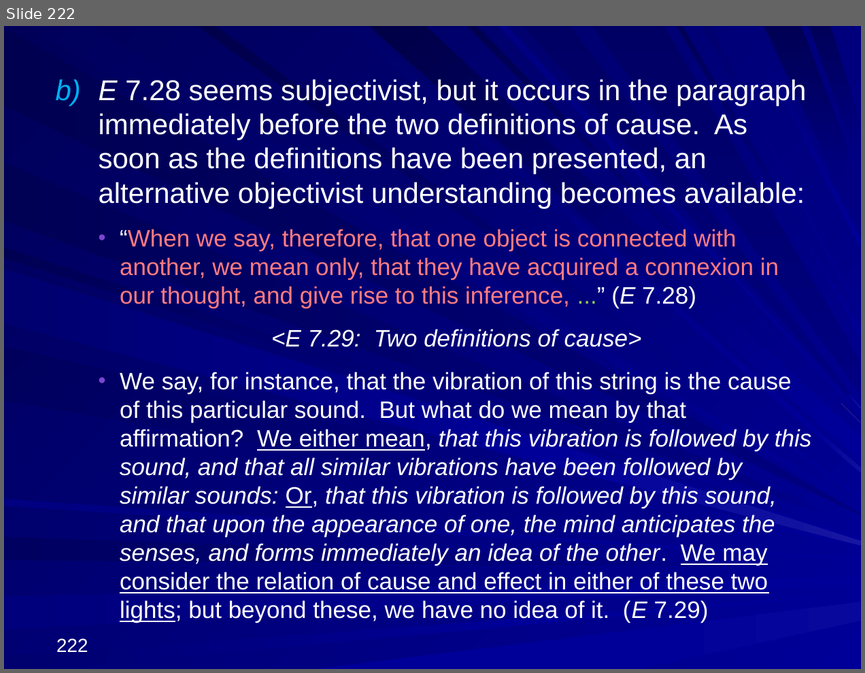
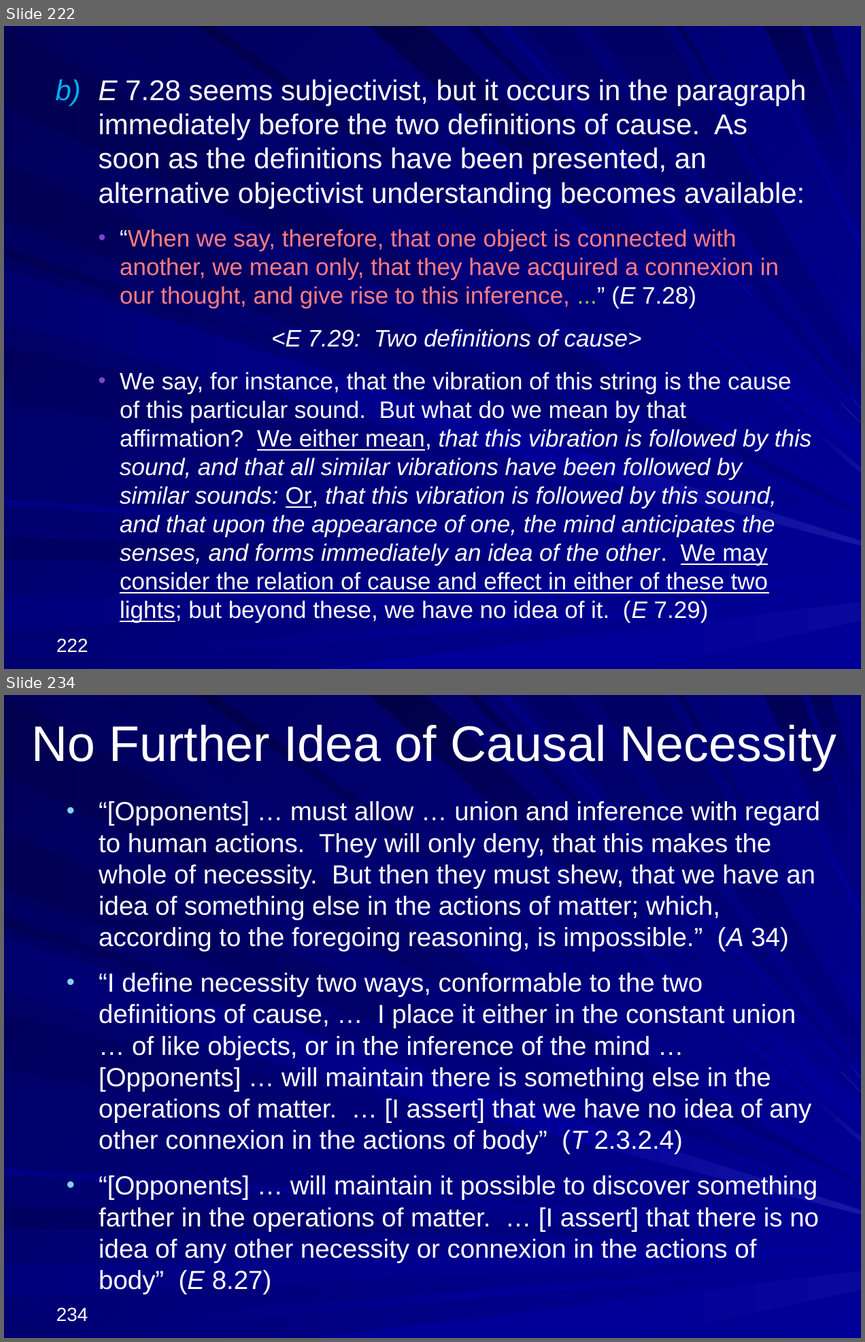
Before and after one commit to englishphilosophy/hume-texts-online, a slide deck: teaching/lectures/2025_Hume_MT_current.pptx. Shown one above the other, each under a label of ours: slide 222 before the commit, slides 222 and 234 after it; the slides between them are not shown. The pictures are 865x673 and 865x1342 pixels, drawn with LibreOffice and Linux fonts; fonts in the diff are those of the drawing. Boxes give left, top, right and bottom in pixels: in the first picture for what was removed or moved away, otherwise in the second. Text is boxed around its words. In the diff, an @@ line names an element or a change of style, - is before the commit and + after.

```diff
--- a/teaching/lectures/2025_Hume_MT_current.pptx
+++ b/teaching/lectures/2025_Hume_MT_current.pptx
@@ slide 234 added at [4,695,861,1338], background gradient #000078 to #000099; not listed: 37 template elements that a slide beside it also shows @@
@@ title added at [31,724,837,770], 42 pt, text #FFFFFF @@
+No Further Idea of Causal Necessity
@@ text added at [99,801,820,1294], 22 pt, text #FFFFFF @@
+• “[Opponents] … must allow … union and inference with regard to human actions. They will only deny, that this makes the whole of necessity. But then they must shew, that we have an idea of something else in the actions of matter; which, according to the foregoing reasoning, is impossible.” (A 34)
+• “I define necessity two ways, conformable to the two definitions of cause, … I place it either in the constant union … of like objects, or in the inference of the mind … [Opponents] … will maintain there is something else in the operations of matter. … [I assert] that we have no idea of any other connexion in the actions of body” (T 2.3.2.4)
+• “[Opponents] … will maintain it possible to discover something farther in the operations of matter. … [I assert] that there is no idea of any other necessity or connexion in the actions of body” (E 8.27)
@@ page number added at [56,1307,88,1321], 16 pt, text #FFFFFF @@
+234
```
Also in this commit, not shown: 53 other slides added, 2 other files.
